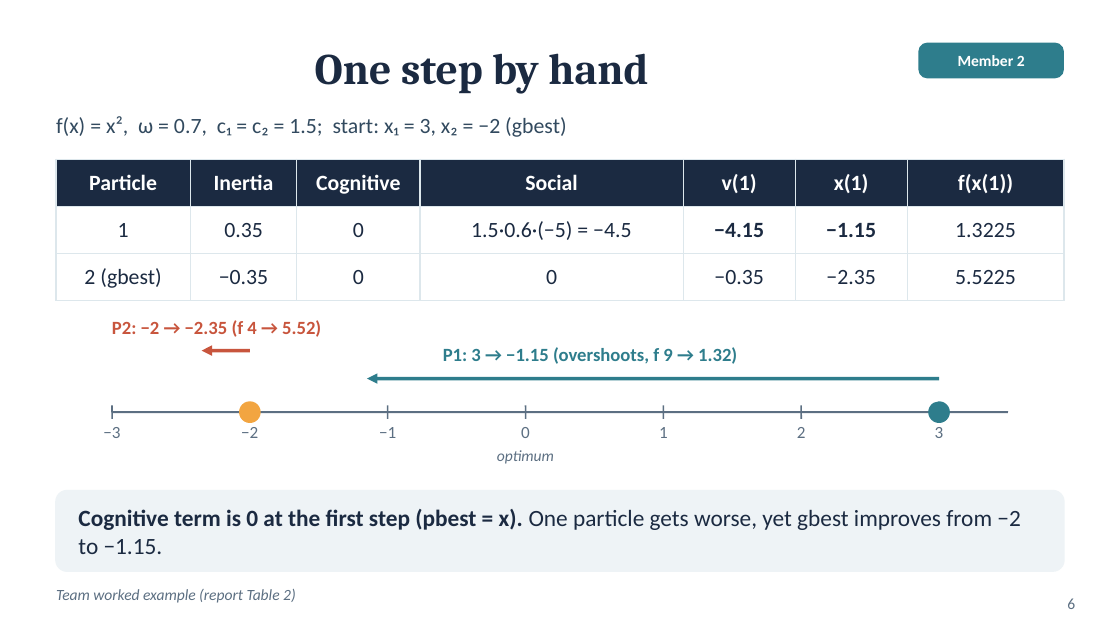
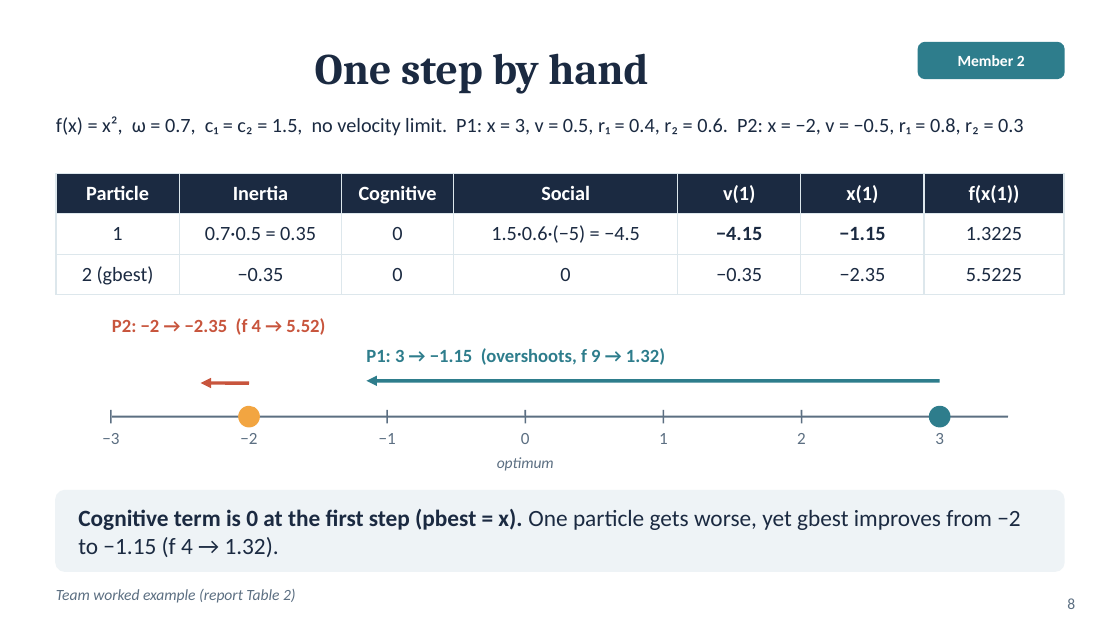
Before and after one commit to huynhhuuphucminh/Seminar-AI, a slide deck: slide 8 of slides/Slide_Seminar_PSO.pptx (slide 6 before the commit). Drawn at 1120x630 pixels with LibreOffice and Linux fonts; fonts in the diff are those of the drawing. Boxes give left, top, right and bottom in pixels: in the first picture for what was removed or moved away, otherwise in the second. Text is boxed around its words. In the diff, an @@ line names an element or a change of style, - is before the commit and + after.

```diff
--- a/slides/Slide_Seminar_PSO.pptx
+++ b/slides/Slide_Seminar_PSO.pptx
@@ text "Member 2" at (958, 55, 1025, 66): fill #2E7D8C to none @@
@@ rounded rectangle added at (918, 43, 1064, 78), fill #2E7D8C, outline #2E7D8C 1 pt @@
@@ text at (56, 116, 1024, 136): text changed; size 14 to 13 pt; text colour #324A5F to #1B2A41 @@
-f(x) = x², ω = 0.7, c₁ = c₂ = 1.5; start: x₁ = 3, x₂ = −2 (gbest)
+f(x) = x², ω = 0.7, c₁ = c₂ = 1.5, no velocity limit. P1: x = 3, v = 0.5, r₁ = 0.4, r₂ = 0.6. P2: x = −2, v = −0.5, r₁ = 0.8, r₂ = 0.3
@@ table at (56, 174, 1064, 289) @@
-row 2, column 2: 0.35
+row 2, column 2: 0.7·0.5 = 0.35
@@ fill none to #FFFFFF in 14 cells @@
@@ size 14 to 13 pt @@
@@ table: place and size @@
-table at (56, 159, 1064, 292)
+table at (56, 174, 1064, 289)
@@ text "P1: 3 → −1.15 (overshoots, ..." rewrapped from (443, 347, 737, 364) to (366, 348, 665, 365) @@
@@ arrow moved from (250, 351) - (202, 351) to (200, 383) - (249, 383) @@
@@ arrow (200, 383) - (249, 383): arrowheads changed @@
@@ 2 texts, 1 arrow: place and size @@
-2 texts, 1 arrow at (112, 43, 1064, 379)
+2 texts, 1 arrow at (112, 55, 1025, 381)
@@ arrow (366, 381) - (940, 381): arrowheads changed @@
@@ 8 texts, 8 lines, 2 ellipses: place and size @@
-8 texts, 8 lines, 2 ellipses at (103, 402, 1008, 464)
+8 texts, 8 lines, 2 ellipses at (102, 407, 1008, 471)
@@ rounded rectangle at (56, 491, 1064, 571): proportions changed @@
@@ text at (78, 509, 1020, 557): text changed @@
-Cognitive term is 0 at the first step (pbest = x). One particle gets worse, yet gbest improves from −2 to −1.15.
+Cognitive term is 0 at the first step (pbest = x). One particle gets worse, yet gbest improves from −2 to −1.15 (f 4 → 1.32).
@@ page number at (1067, 598, 1075, 609): text changed @@
-6
+8
```
Also in this commit, not shown: 5 other slides changed, 12 slides added, 6 slides removed, 10 other files.
